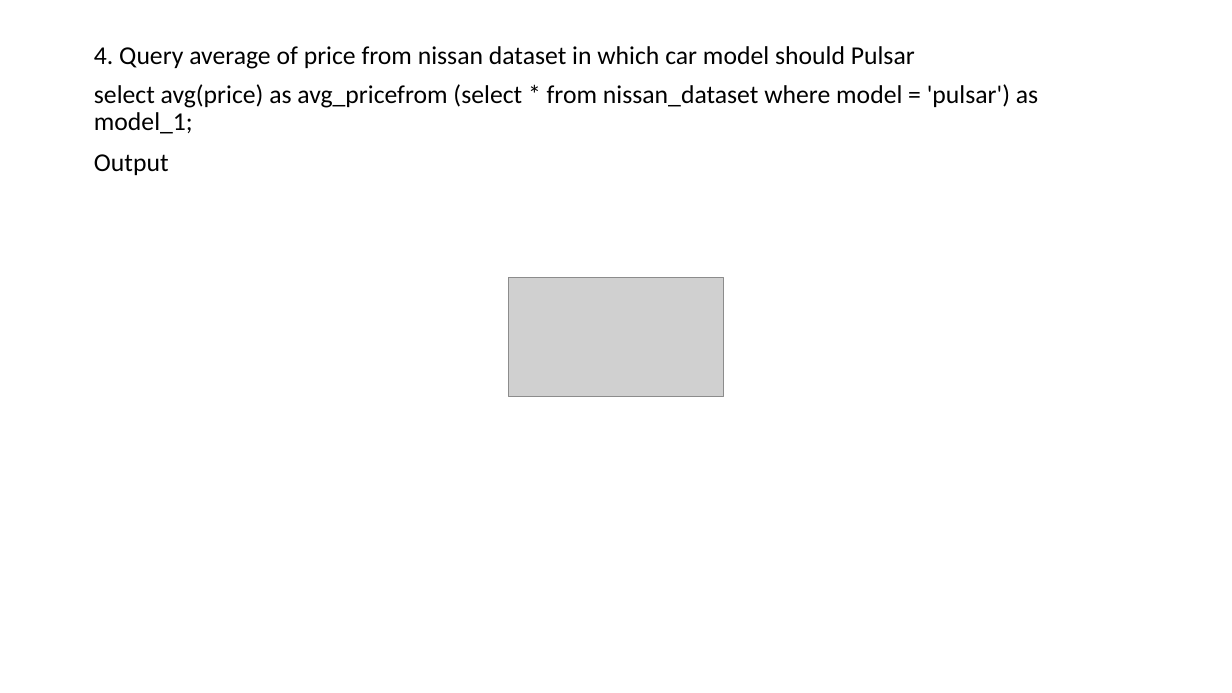
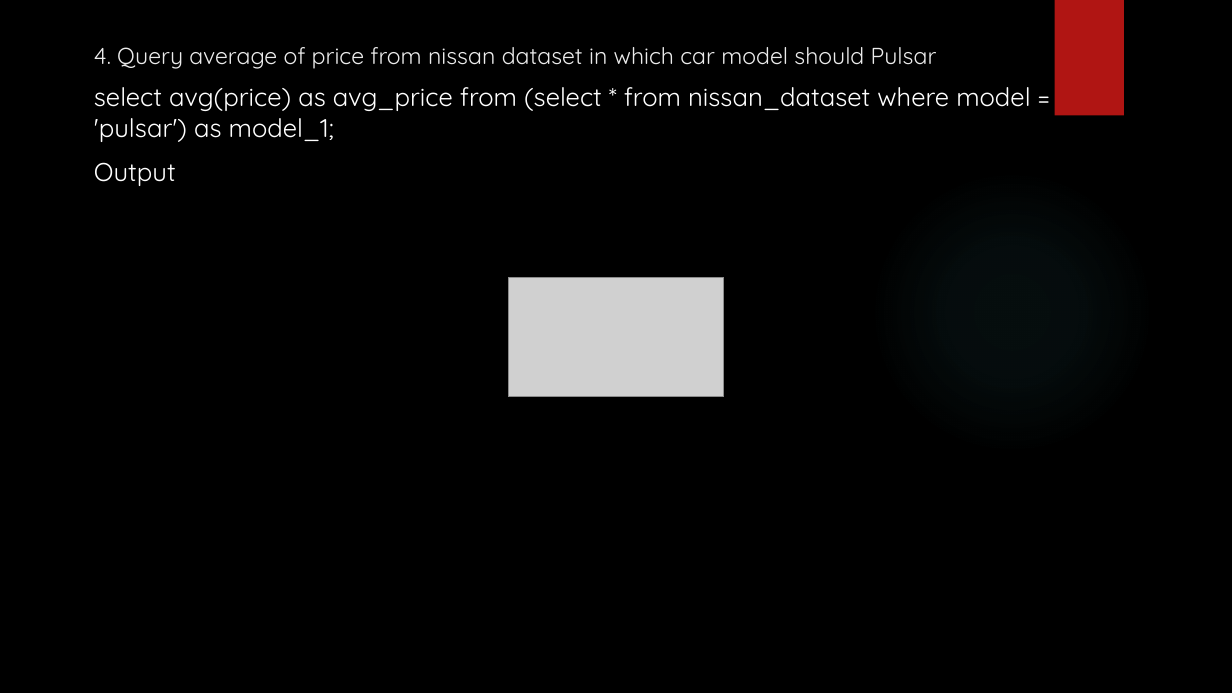
Before and after one commit to Tejashri554/SQL-Project, a slide deck: slide 6 of MiniProject.pptx. Drawn at 1232x693 pixels with LibreOffice and Linux fonts; fonts in the diff are those of the drawing; grey boxes stand for pictures; background and template pictures are left out. Boxes give left, top, right and bottom in pixels: in the first picture for what was removed or moved away, otherwise in the second. Text is boxed around its words. In the diff, an @@ line names an element or a change of style, - is before the commit and + after.

```diff
--- a/MiniProject.pptx
+++ b/MiniProject.pptx
@@ background #FFFFFF to picture (left out) @@
@@ rectangle added at (1055, 0, 1124, 116), fill #B01513 @@
@@ title "4. Query average of price ..." at (94, 47, 937, 69): size 20 to 18 pt, font Calibri to Quicksand, text colour #000000 to #EBEBEB; line spacing 0.9 to 1; vertical alignment middle to top @@
@@ text at (94, 87, 1030, 142): text changed; font Calibri to Quicksand; text colour #000000 to #FFFFFF @@
-select avg(price) as avg_pricefrom (select * from nissan_dataset where model = 'pulsar') as model_1;
+select avg(price) as avg_price from (select * from nissan_dataset where model = 'pulsar') as model_1;
@@ text at (94, 162, 176, 186): font Calibri to Quicksand, text colour #000000 to #FFFFFF in "Output"; line spacing 0.9 to 1 @@
@@ ellipse added at (870, 169, 1154, 454), fill gradient #50B9C1 @@
```
Also in this commit, not shown: 11 other slides changed, 4 slides added, 3 slides removed.
